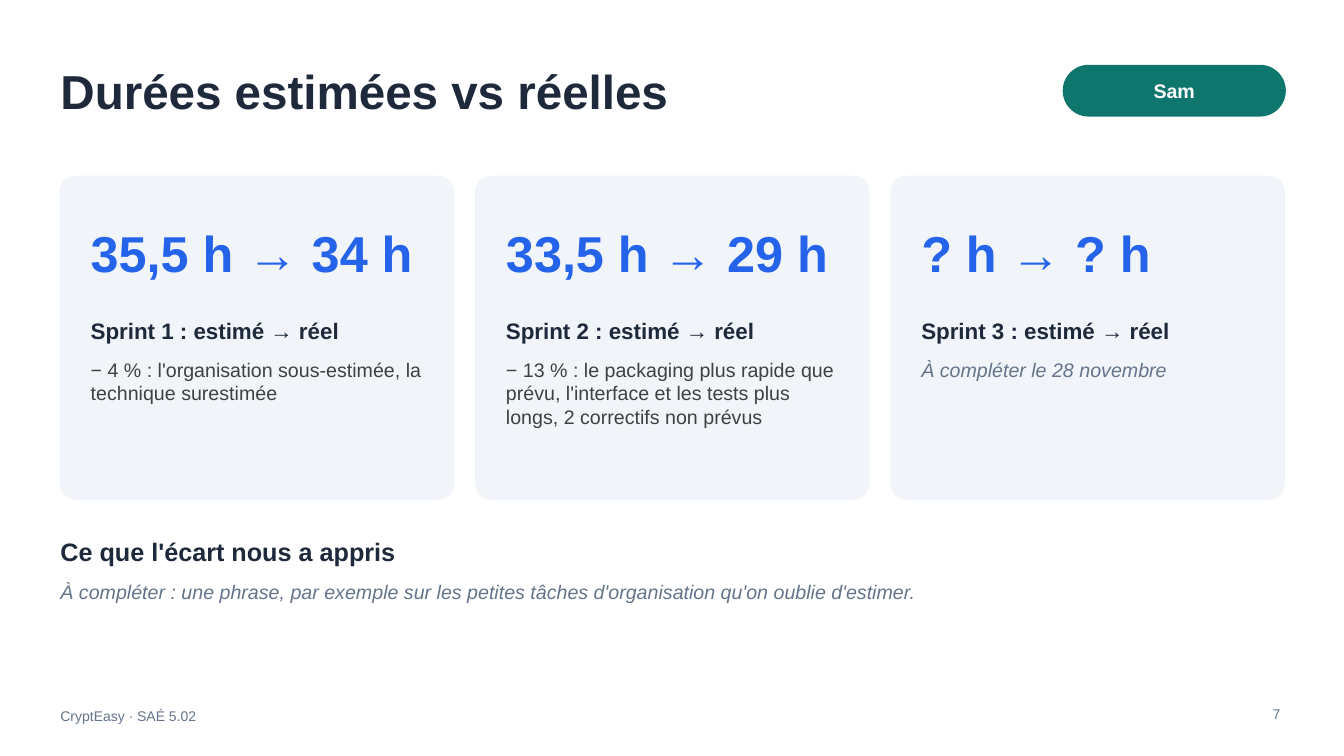
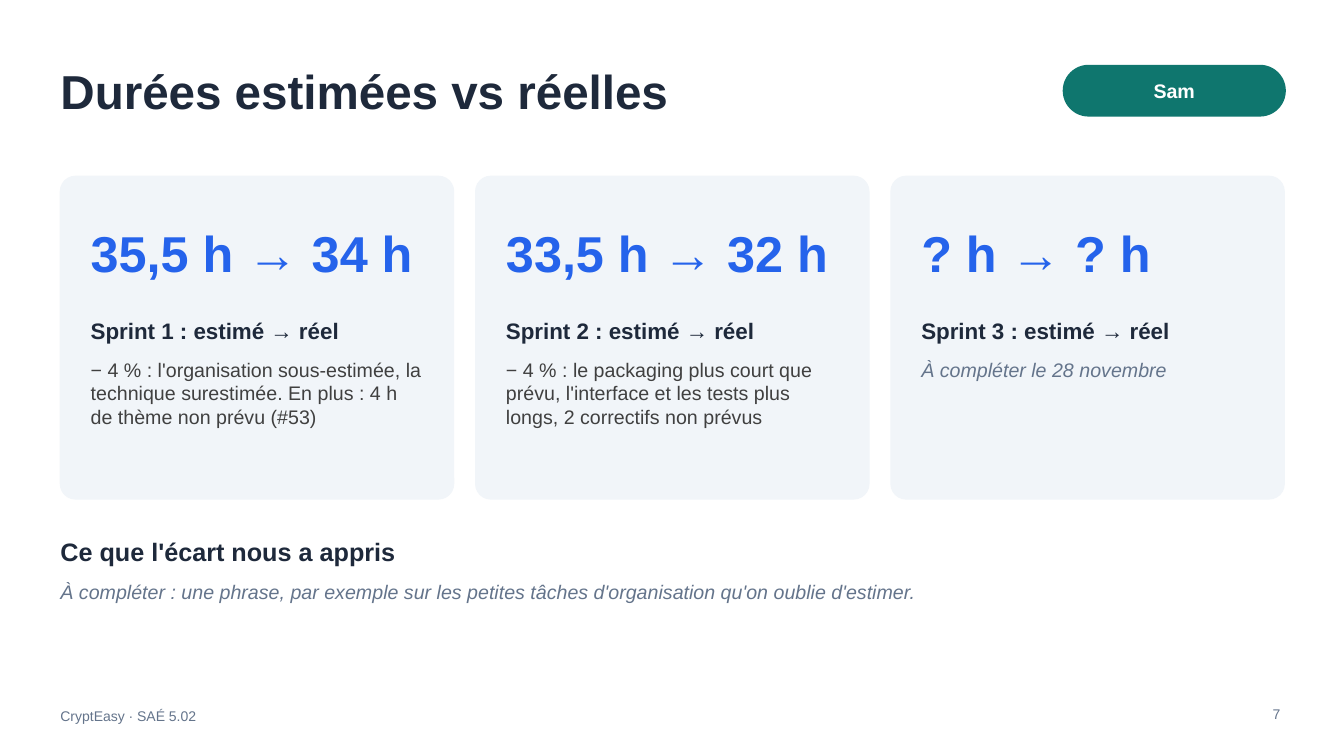
Before and after one commit to DiogoF-Hub/CryptEasy, a slide deck: slide 7 of docs/slides/CryptEasy_Soutenance_modele.pptx. Drawn at 1344x756 pixels with LibreOffice and Linux fonts; fonts in the diff are those of the drawing. Boxes give left, top, right and bottom in pixels: in the first picture for what was removed or moved away, otherwise in the second. Text is boxed around its words. In the diff, an @@ line names an element or a change of style, - is before the commit and + after.

Commit message:
docs: sprint 2 actual times completed, slide 7 updated (#27, #35)

```diff
--- a/docs/slides/CryptEasy_Soutenance_modele.pptx
+++ b/docs/slides/CryptEasy_Soutenance_modele.pptx
@@ text at <box>506,235,828,280</box>: text changed @@
-33,5 h → 29 h
+33,5 h → 32 h
@@ text at <box>91,362,421,428</box>: text changed @@
-− 4 % : l'organisation sous-estimée, la technique surestimée
+− 4 % : l'organisation sous-estimée, la technique surestimée. En plus : 4 h de thème non prévu (#53)
@@ text at <box>506,362,812,428</box>: text changed @@
-− 13 % : le packaging plus rapide que prévu, l'interface et les tests plus longs, 2 correctifs non prévus
+− 4 % : le packaging plus court que prévu, l'interface et les tests plus longs, 2 correctifs non prévus
```
Also in this commit, not shown: 1 other file.
